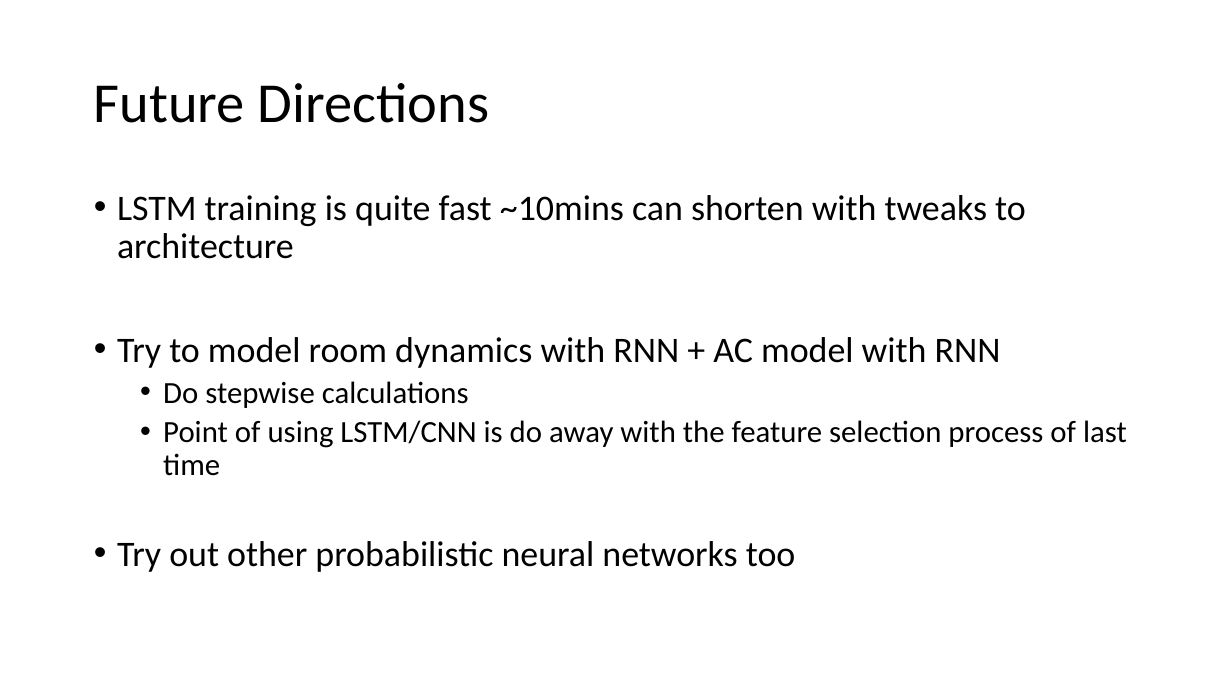
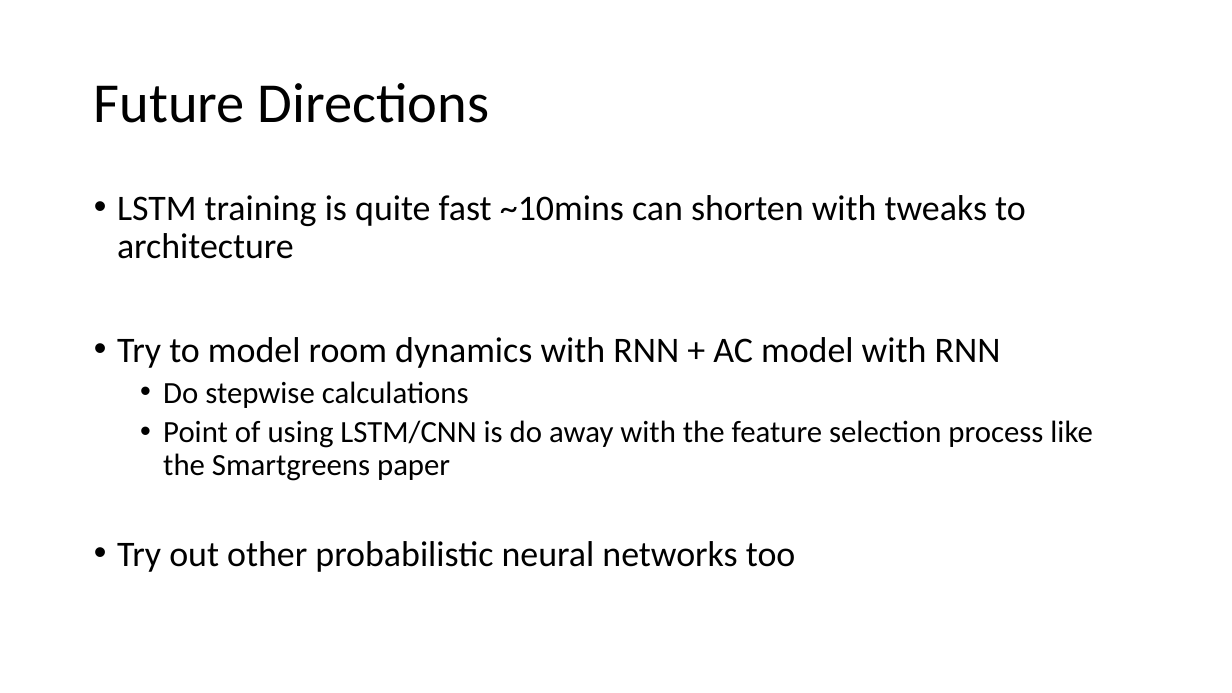
Before and after one commit to dragonheat123/mutli_split, a slide deck: slide 8 of 10 mins Prediction on 2016ACdata using LSTM-RNN.pptx. Drawn at 1232x693 pixels with LibreOffice and Linux fonts; fonts in the diff are those of the drawing. Boxes give left, top, right and bottom in pixels: in the first picture for what was removed or moved away, otherwise in the second. Text is boxed around its words. In the diff, an @@ line names an element or a change of style, - is before the commit and + after.

```diff
--- a/10 mins Prediction on 2016ACdata using LSTM-RNN.pptx
+++ b/10 mins Prediction on 2016ACdata using LSTM-RNN.pptx
@@ text at (x1=163, y1=420, x2=1092, y2=481): text changed @@
-  • Point of using LSTM/CNN is do away with the feature selection process of last time
+  • Point of using LSTM/CNN is do away with the feature selection process like the Smartgreens paper
```
Also in this commit, not shown: 2 other slides changed, 2 other files.
